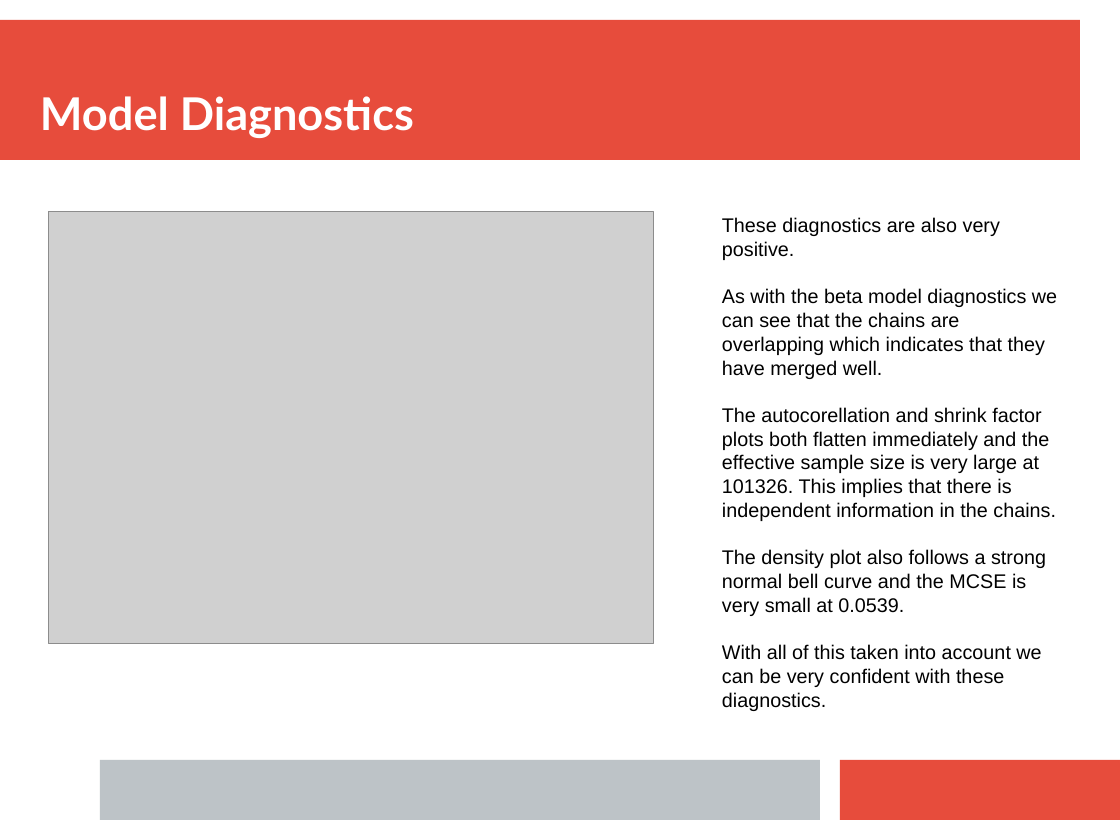
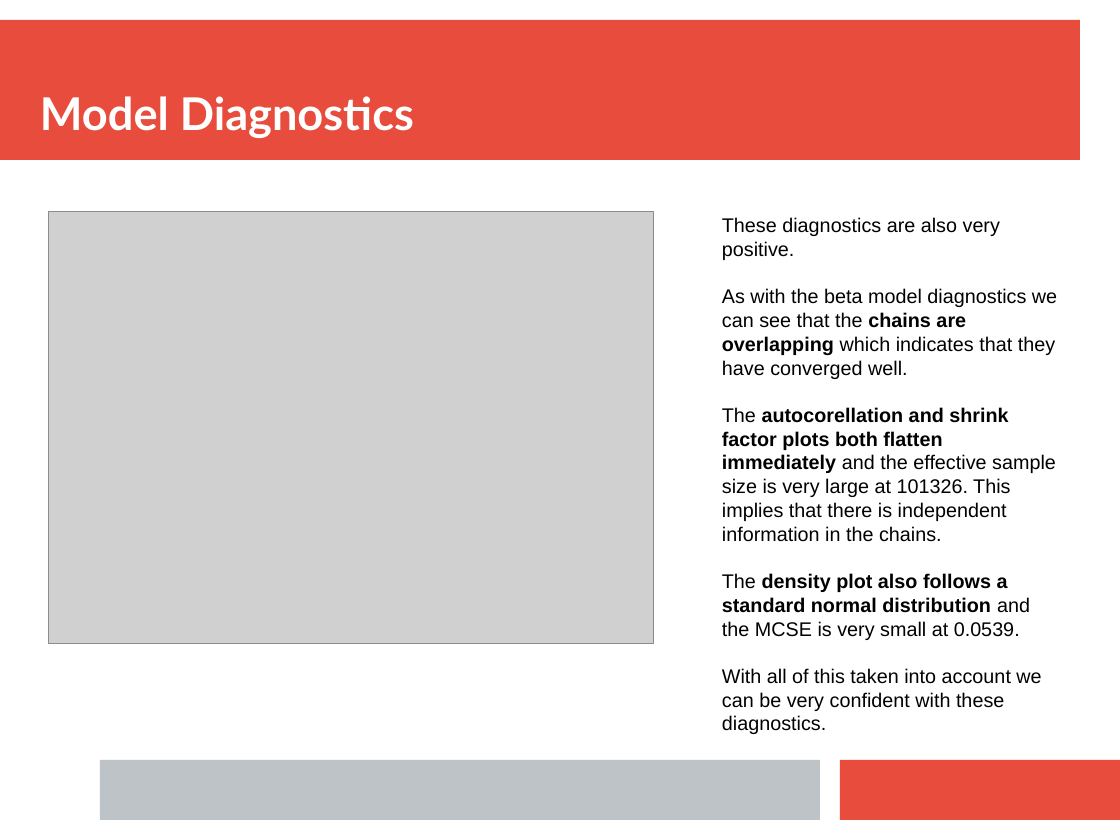
Before and after one commit to tim-kirkbride/BayesianAssignment, a slide deck: slide 12 of Presentation.pptx. Drawn at 1120x840 pixels with LibreOffice and Linux fonts; fonts in the diff are those of the drawing; grey boxes stand for pictures. Boxes give left, top, right and bottom in pixels: in the first picture for what was removed or moved away, otherwise in the second. Text is boxed around its words. In the diff, an @@ line names an element or a change of style, - is before the commit and + after.

Commit message:
Added posterior plots to the presentation

```diff
--- a/Presentation.pptx
+++ b/Presentation.pptx
@@ text at bbox=[722, 288, 1057, 379]: text changed @@
-As with the beta model diagnostics we can see that the chains are overlapping which indicates that they have merged well.
+As with the beta model diagnostics we can see that the chains are overlapping which indicates that they have converged well.
@@ text at bbox=[722, 407, 1056, 542]: bold on in "autocorellation and shrink factor plots both flatten ..." @@
@@ text at bbox=[722, 573, 1030, 640]: text changed; bold on @@
-The density plot also follows a strong normal bell curve and the MCSE is very small at 0.0539.
+The density plot also follows a standard normal distribution and the MCSE is very small at 0.0539.
```
Also in this commit, not shown: 2 slides added, 4 slides removed.
